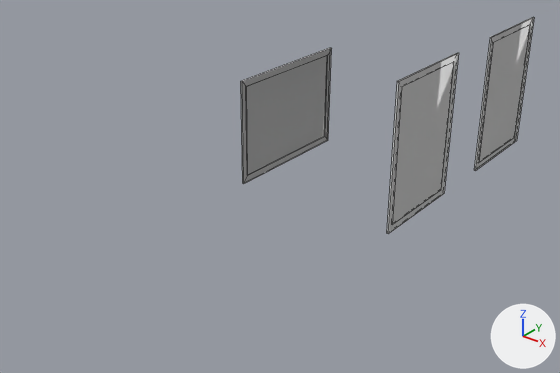
The OBJ model models/paints/Frames.obj, before and after one commit.
The view is the same before and after, from a 50 mm lens placed at (21.5, -17.12, 10.24), pointed at (11.35, -4.43, 2.37). Arrows for +X, +Y and +Z are at lower right; the lights stay in place. Mesh edges are drawn as thin lines. Where no turn or scale is listed for an object, it has been applied to the vertices.

Script lines for the objects in view, before the commit:
```python
me_frames = bpy.data.meshes.new('Frames')
me_frames.from_pydata(...)  # 48 vertices, 39 faces; spans x 9.37..13.99, y -3.89..3.01, z 1.52..5.33
# faces by material slot: [13, 26]
me_frames.materials.append(mat_frame_002)  # white #e7e7e7
me_frames.materials.append(mat_frame_003)  # white #e7e7e7
ob_frames = bpy.data.objects.new('Frames', me_frames)
ob_frames.location = (0.0, 0.0, 0.0)
```
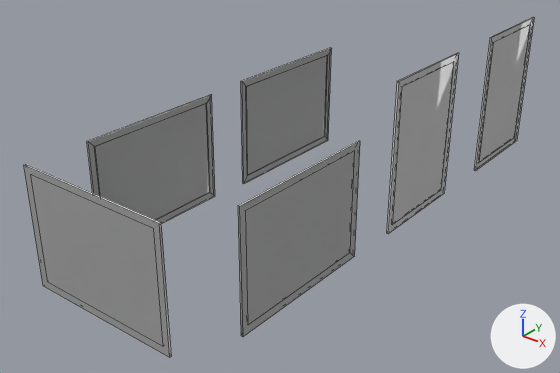
What differs and where, as boxes (x1, y1, x2, y2) in the pictures (560 x 373 px):
'Frames', reshaped (74% wider, 57% taller): before (241, 17, 534, 234); after (24, 17, 534, 358)
part 1 of me_frames, added: after (24, 164, 172, 358)
part 2 of me_frames, added: after (238, 140, 360, 337)
part 3 of me_frames, added: after (87, 95, 215, 224)

What changed in the scene script:
```text
Change me_frames:
    where me_frames.from_pydata(...)  # 48 vertices, 39 faces; spans x 9.37..13.99, y -3.89..3.01, z 1.52..5.33
    used by ob_frames; location = (0.0, 0.0, 0.0)
    remove me_frames.materials.append(mat_frame_002)  # white #e7e7e7
    remove me_frames.materials.append(mat_frame_003)  # white #e7e7e7
    me_frames part 1: the loose piece of 16 vertices spanning x 13.95..13.99, y -3.89..-1.3, z 1.8..5.33 is copied, and the copy is multiplied about its middle by the matrix ((0.0, 0.0, -1.0), (-1.0, 0.0, 0.0), (0.0, 1.0, 0.0)), then moved by (-2.31, -7.4, -0.38); it spans x 9.9..13.43, y -10.02..-9.97, z 1.89..4.48
    me_frames part 2: the loose piece of 16 vertices spanning x 13.95..13.99, y -3.89..-1.3, z 1.8..5.33 is copied, and the copy is turned 90 degrees about the x axis through its middle, then moved by (0.02, -4.44, -0.38); it spans x 13.97..14.02, y -8.8..-5.27, z 1.89..4.48
    me_frames part 3: the loose piece of 16 vertices spanning x 9.37..9.44, y -3.52..0.26, z 1.52..4.3 is copied, and the copy is scaled about its middle by 0.96, then moved by (0.0, -4.78, 0.0); it spans x 9.37..9.44, y -8.22..-4.6, z 1.57..4.24
```
